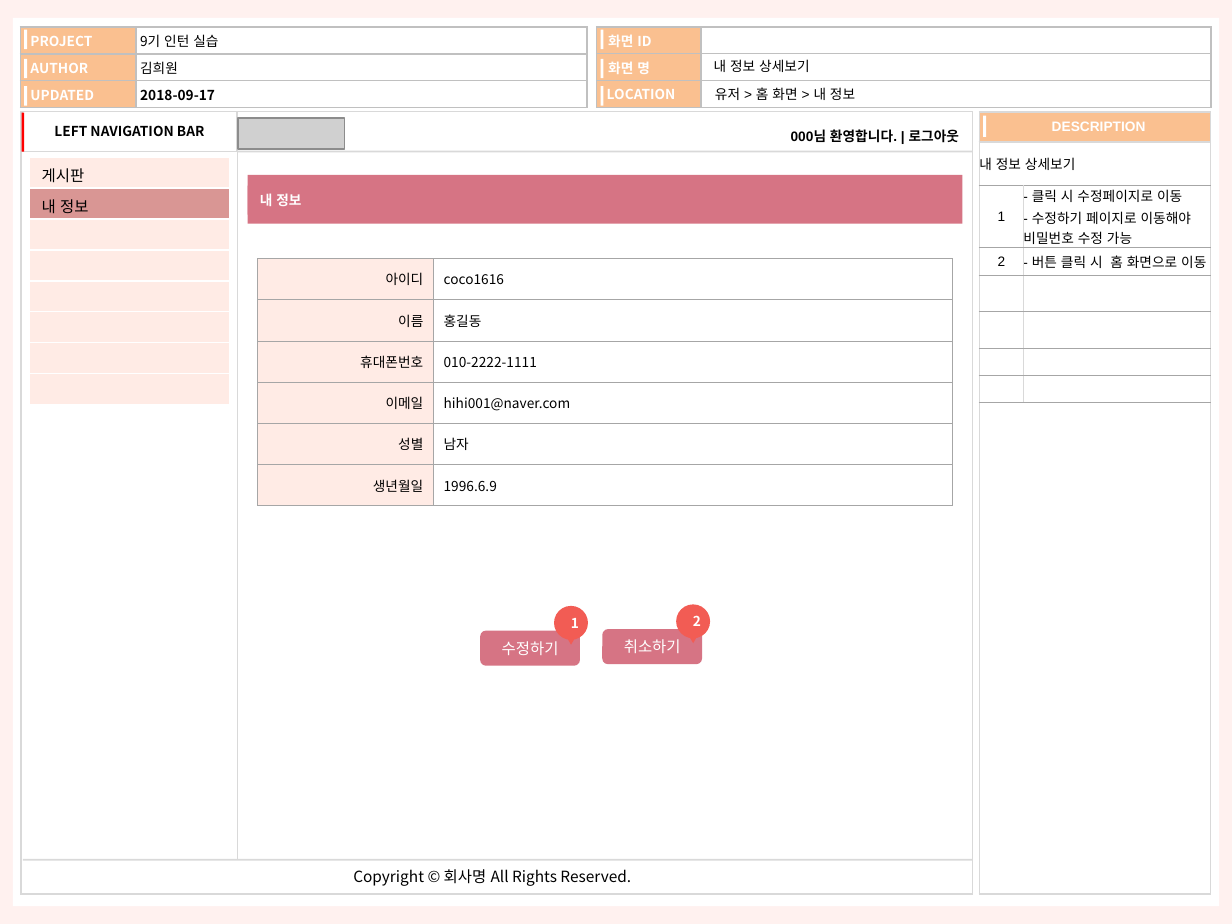
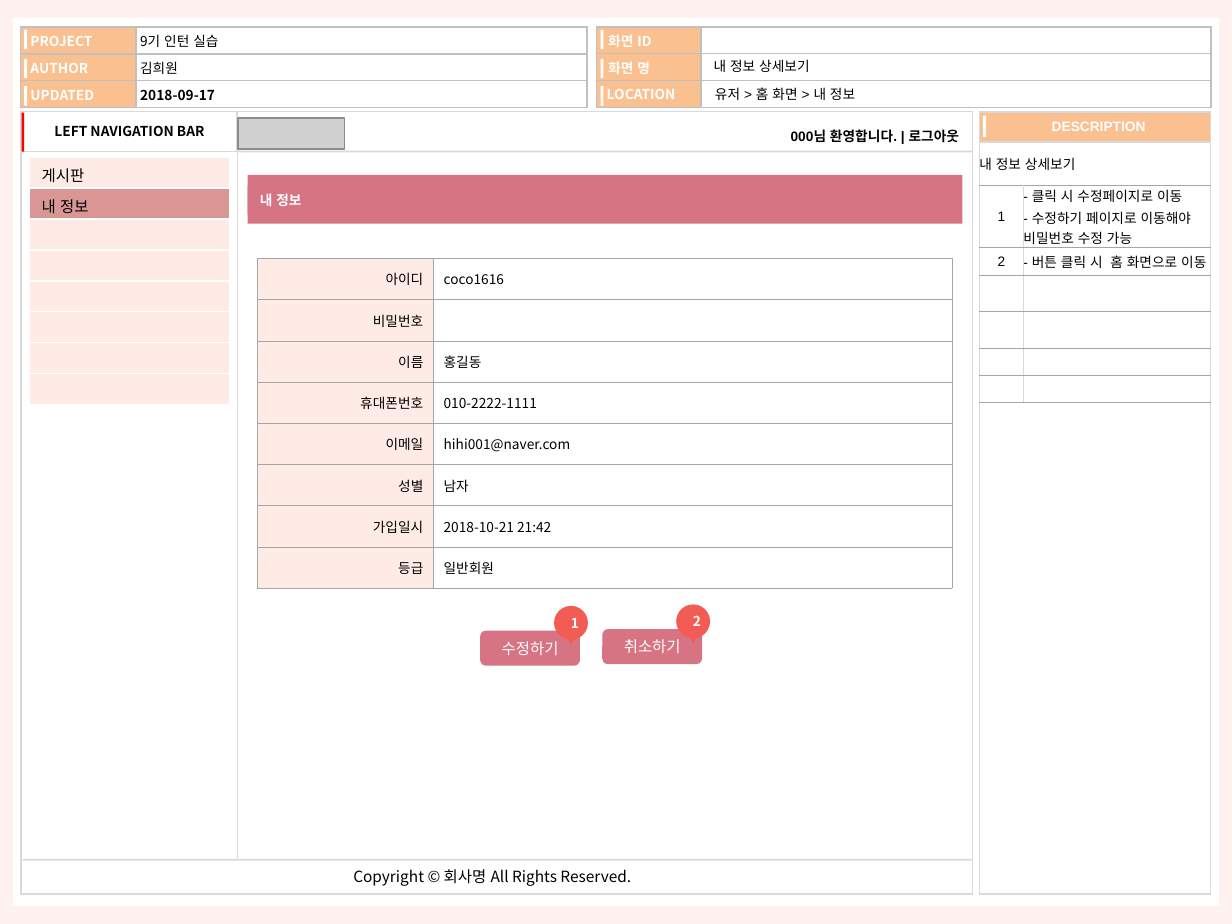
Before and after one commit to kimheewon/project, a slide deck: slide 15 of Document/사용자 화면정의서.pptx (slide 16 before the commit). Drawn at 1232x924 pixels with LibreOffice and Linux fonts; fonts in the diff are those of the drawing; grey boxes stand for pictures. Boxes give left, top, right and bottom in pixels: in the first picture for what was removed or moved away, otherwise in the second. Text is boxed around its words. In the diff, an @@ line names an element or a change of style, - is before the commit and + after.

```diff
--- a/Document/사용자 화면정의서.pptx
+++ b/Document/사용자 화면정의서.pptx
@@ table at [257, 259, 952, 589] @@
+row 2: 비밀번호 | 
-row 6: 생년월일 | 1996.6.9
+row 7: 가입일시 | 2018-10-21 21:42
+row 8: 등급 | 일반회원
```
Also in this commit, not shown: 7 other slides changed, 1 slide removed, 16 other files.
